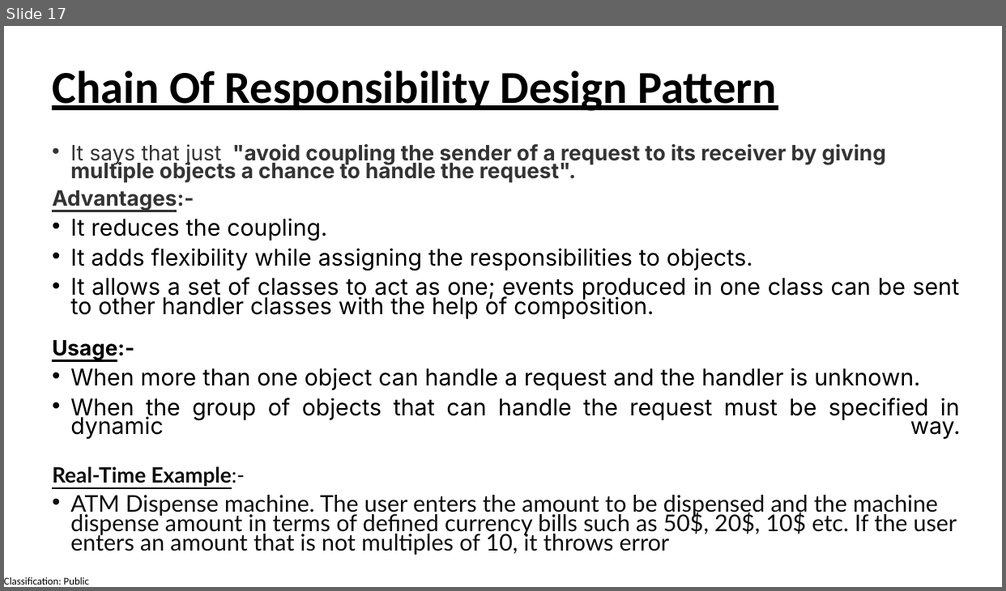
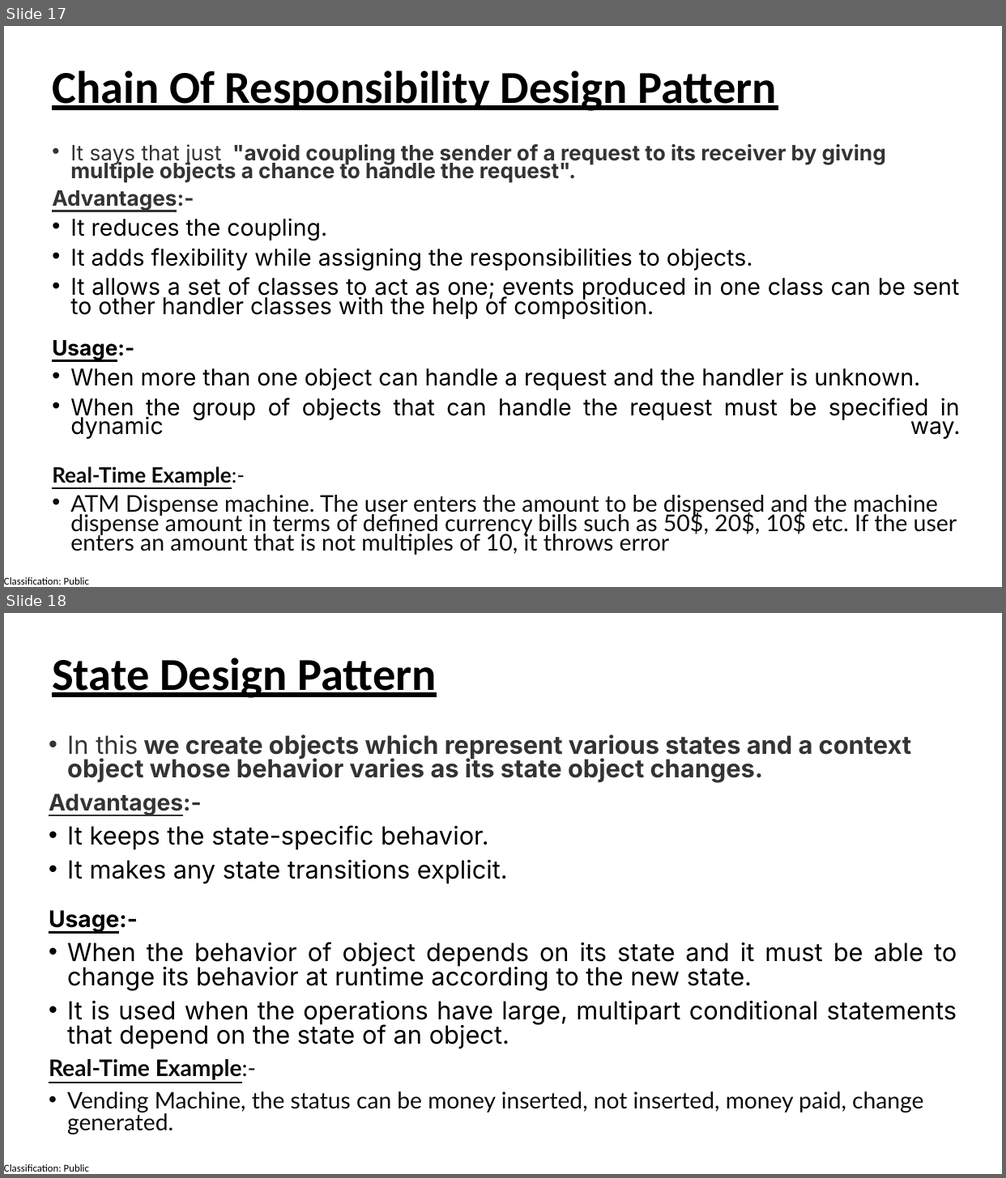
Before and after one commit to manaswiniray/DesignPatterns, a slide deck: DesignPatterns.pptx. Shown one above the other, each under a label of ours: slide 17 before the commit, slides 17 and 18 after it. The pictures are 1006x591 and 1006x1178 pixels, drawn with LibreOffice and Linux fonts; fonts in the diff are those of the drawing. Boxes give left, top, right and bottom in pixels: in the first picture for what was removed or moved away, otherwise in the second. Text is boxed around its words. In the diff, an @@ line names an element or a change of style, - is before the commit and + after.

Commit message:
Committed for State Design Pattern

```diff
--- a/DesignPatterns.pptx
+++ b/DesignPatterns.pptx
@@ slide 18 added at [4, 613, 1002, 1174], background #FFFFFF; not listed: 1 template element that a slide beside it also shows @@
@@ text added at [52, 658, 436, 698], 44 pt, text #000000, bold, underline @@
+State Design Pattern
@@ text added at [49, 735, 957, 1135], 24 pt, text #000000 @@
+• In this we create objects which represent various states and a context object whose behavior varies as its state object changes.
+Advantages:-
+• It keeps the state-specific behavior.
+• It makes any state transitions explicit.
+Usage:-
+• When the behavior of object depends on its state and it must be able to change its behavior at runtime according to the new state.
+• It is used when the operations have large, multipart conditional statements that depend on the state of an object.
+Real-Time Example:-
+• Vending Machine, the status can be money inserted, not inserted, money paid, change generated.
```
Also in this commit, not shown: 15 other files.
